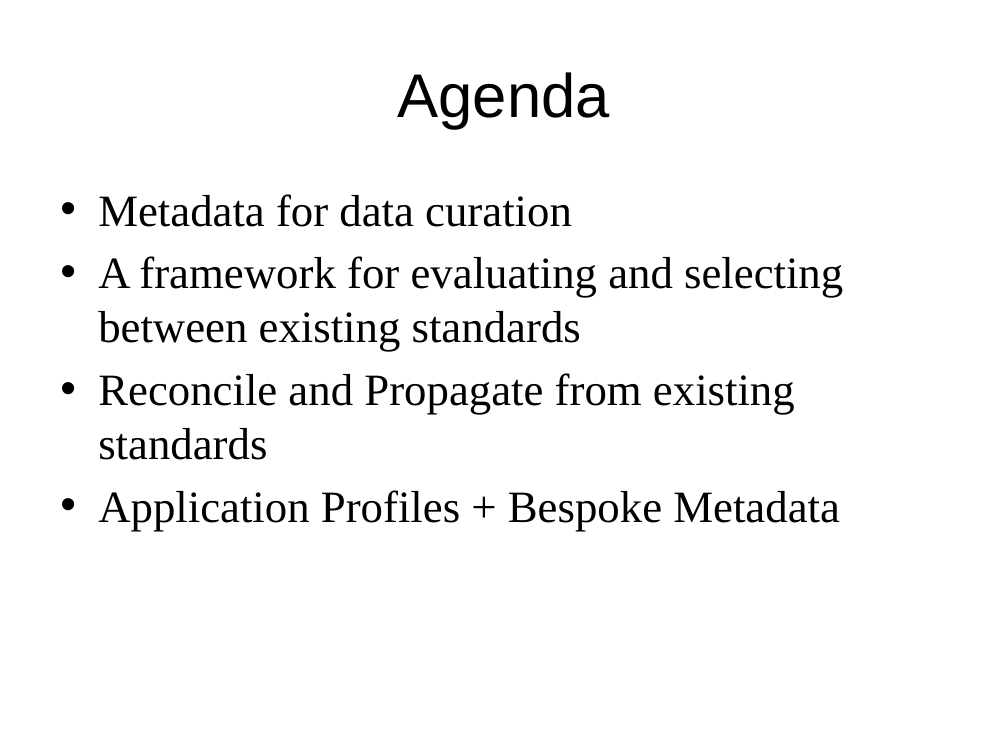
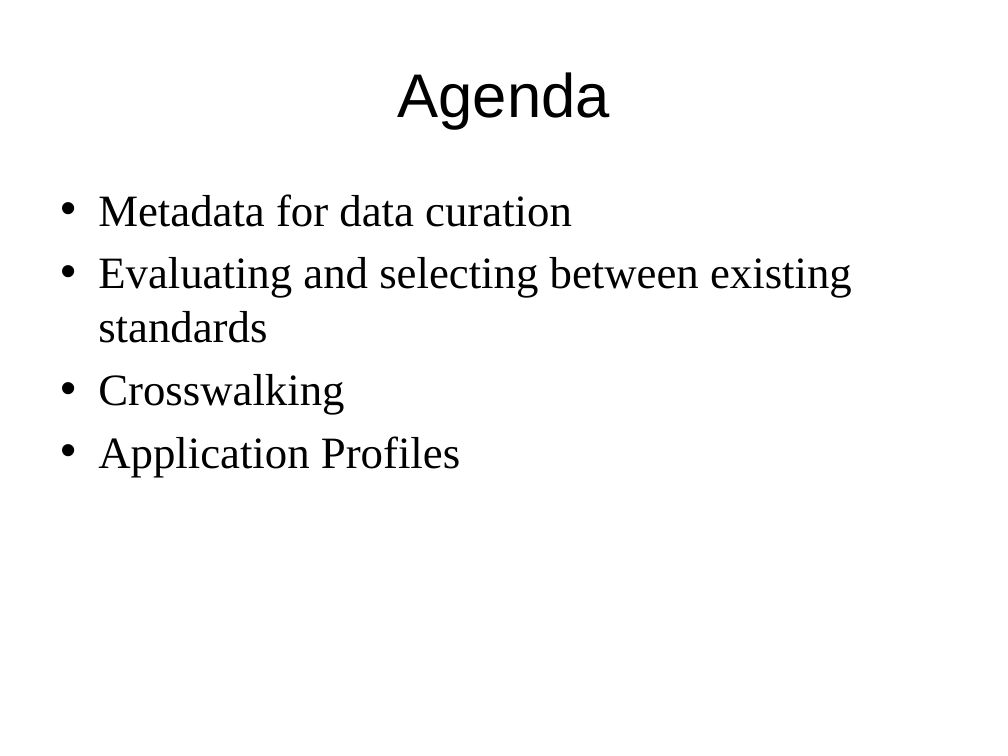
Before and after one commit to DataCurationWorkshop/HongKongCurationWorkshop, a slide deck: slide 2 of Day_2/Day_2_Lectures/Day_2_Metadata_Intro.pptx. Drawn at 1008x756 pixels with LibreOffice and Linux fonts; fonts in the diff are those of the drawing; background and template pictures are left out. Boxes give left, top, right and bottom in pixels: in the first picture for what was removed or moved away, otherwise in the second. Text is boxed around its words. In the diff, an @@ line names an element or a change of style, - is before the commit and + after.

```diff
--- a/Day_2/Day_2_Lectures/Day_2_Metadata_Intro.pptx
+++ b/Day_2/Day_2_Lectures/Day_2_Metadata_Intro.pptx
@@ text at [98,257,852,477]: text changed @@
-• A framework for evaluating and selecting between existing standards
-• Reconcile and Propagate from existing standards
-• Application Profiles + Bespoke Metadata
+• Evaluating and selecting between existing standards
+• Crosswalking
+• Application Profiles
```
Also in this commit, not shown: 5 other slides changed, 4 slides added, 3 slides removed, 4 other files.
